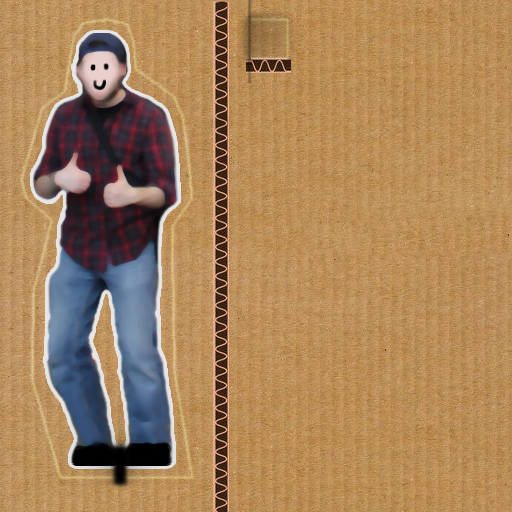
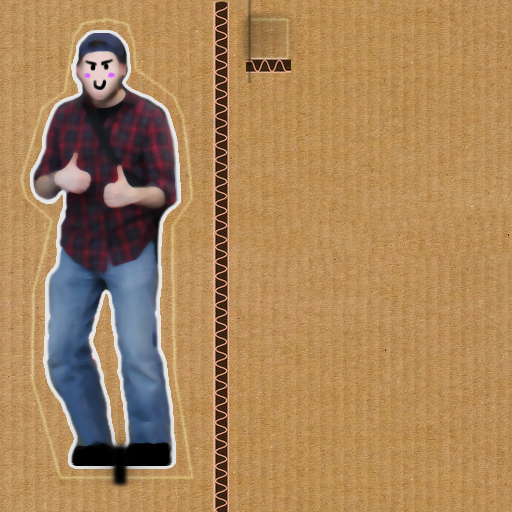
Before/after of a 512x512 layered artwork. What changed in the layer stack:
painted on "Layer 2" over [84, 58, 116, 79]
